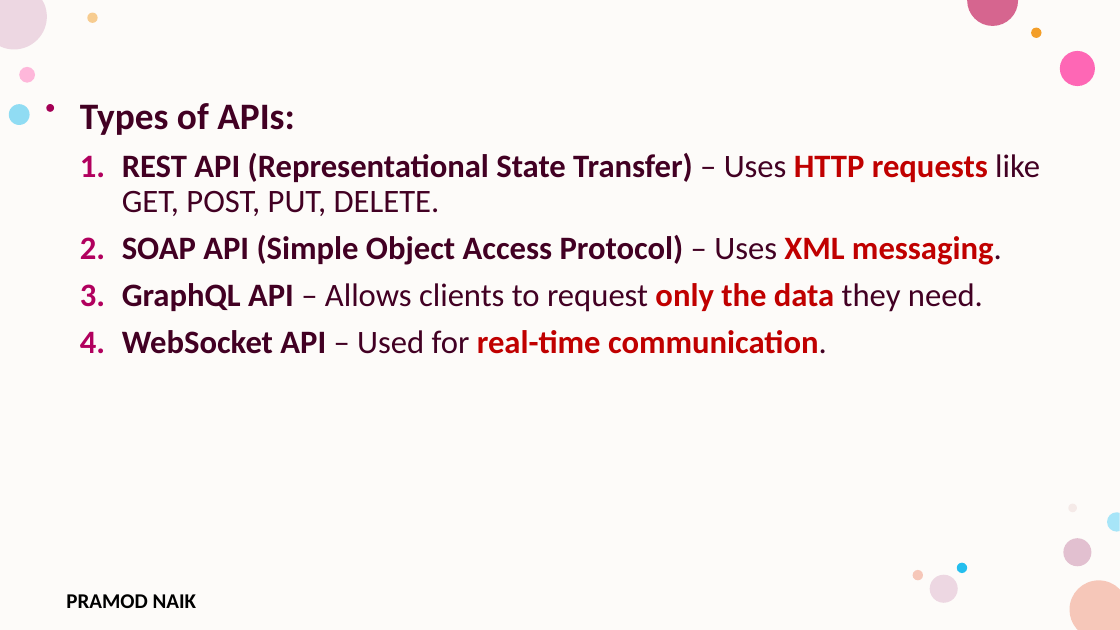
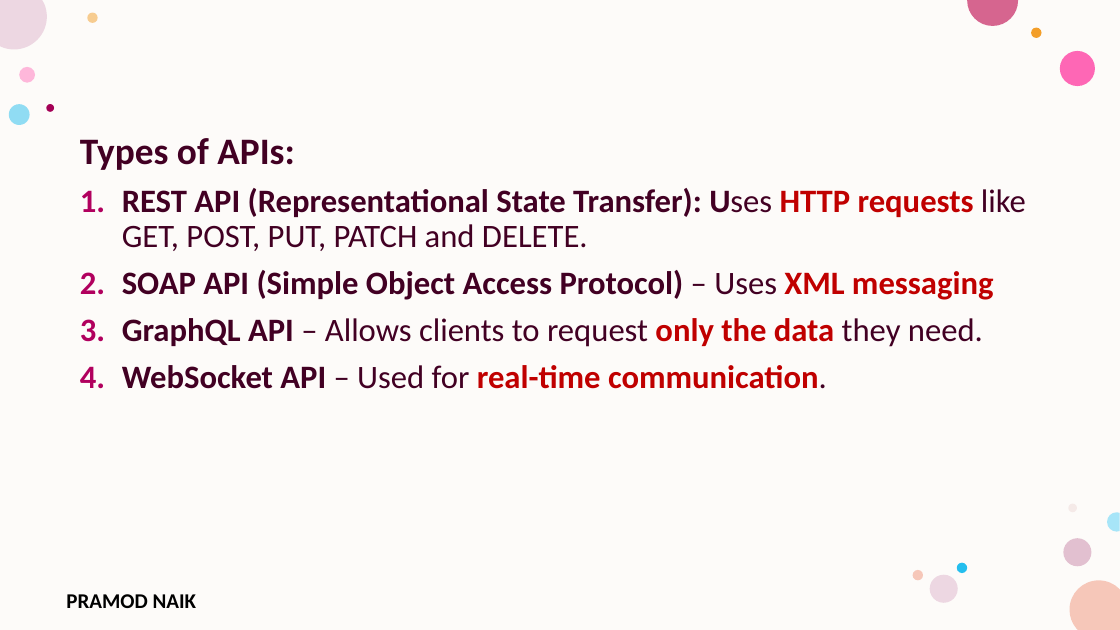
Before and after one commit to PRAMODNAIK-DEV/Node.js-Hands-on-Workshop, a slide deck: slide 11 of Day-1 – Node.js Fundamentals & HTTP Module.pptx (slide 9 before the commit). Drawn at 1120x630 pixels with LibreOffice and Linux fonts; fonts in the diff are those of the drawing; background and template pictures are left out. Boxes give left, top, right and bottom in pixels: in the first picture for what was removed or moved away, otherwise in the second. Text is boxed around its words. In the diff, an @@ line names an element or a change of style, - is before the commit and + after.

```diff
--- a/Day-1 – Node.js Fundamentals & HTTP Module.pptx
+++ b/Day-1 – Node.js Fundamentals & HTTP Module.pptx
@@ text "Types of APIs:": place and size @@
-text "Types of APIs:" at [80, 103, 1040, 354]
+text "Types of APIs:" at [80, 138, 1026, 389]
@@ text at [122, 188, 1026, 300]: text changed @@
-1. REST API (Representational State Transfer) – Uses HTTP requests like GET, POST, PUT, DELETE.
-2. SOAP API (Simple Object Access Protocol) – Uses XML messaging.
+1. REST API (Representational State Transfer): Uses HTTP requests like GET, POST, PUT, PATCH and DELETE.
+2. SOAP API (Simple Object Access Protocol) – Uses XML messaging
```
Also in this commit, not shown: 42 other slides changed, 13 slides added, 1 slide removed, 2 other files.
